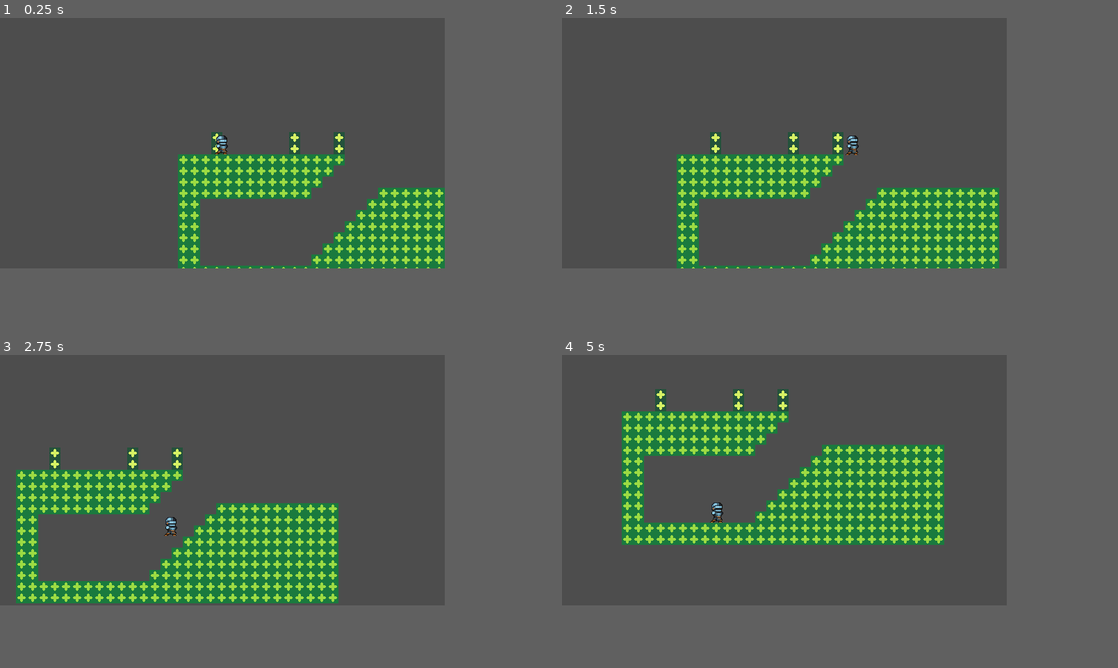
Above: before the commit, frames 1-4 (two rows, left to right).
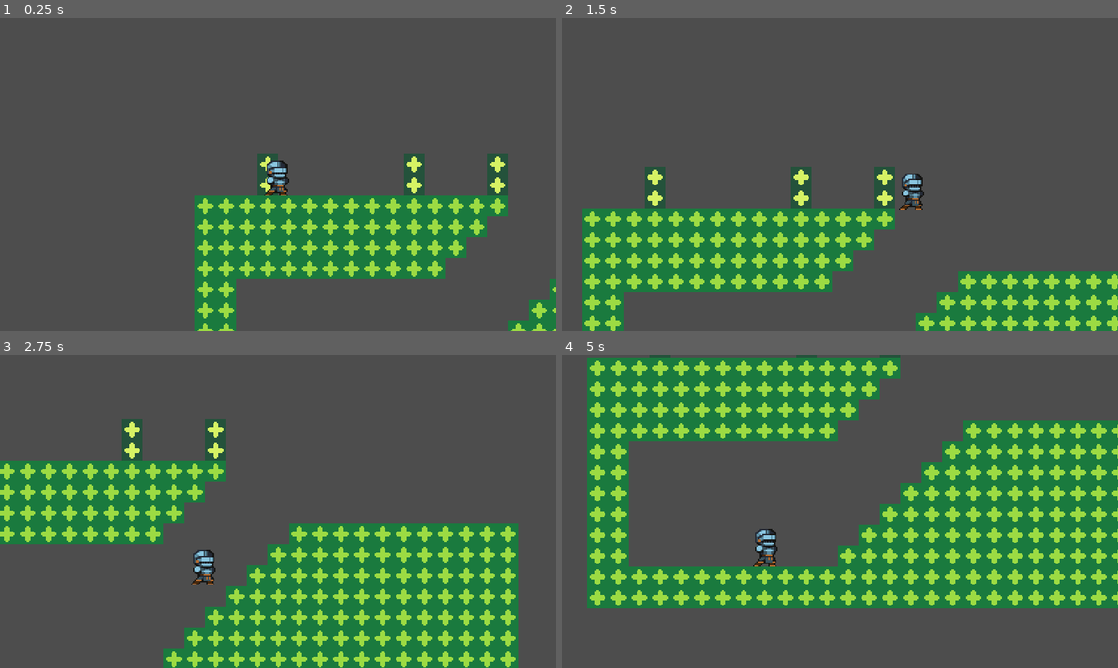
Above: after the commit, the same moments.

Repository: NullTheFool/Lesser-Knight
Game: Godot game, scene res://game.tscn
The game is run twice, just before and just after one commit, with the same random seed, the same clock (stepped at 60 frames per second) and the same inputs.
Inputs:
- Up to frame 1 (0.25 s): no input
- Up to frame 2 (1.5 s): tap Enter (ui_accept) at 0.5, 0.77 s; hold Right (ui_right) from 0.53 s (still down)
- Up to frame 3 (2.75 s): tap Enter (ui_accept) at 1.52 s; release Right (ui_right) at 2.03 s; hold Left (ui_left) from 2.03 s (still down)
- Up to frame 4 (5 s): release Left (ui_left) at 2.78 s; hold Right (ui_right) 2.78-4.28 s; tap Enter (ui_accept) at 3.02, 3.77, 4.52 s; hold Left (ui_left) from 4.28 s (still down)
In our replay, the window is 640x360 before the commit and 800x450 after it. These sizes can differ from the game's own. Grey fills any space a smaller window leaves; there, only what the larger window draws over its background counts as a difference.

The runs differ from the first frame. In frame 1, 18% of the frame differs, in the area x 32-100%, y 36-100%; in frame 2, 31%; in frame 3, 38%; in frame 4, 55%, in the area x 4-100%, y 0-81%.

Commit message:
Shader removido. Ahora el juego se ejecuta en pantalla completa, presiona F8 en el motor para cerrarlo. Reescalado a 1.5.

Diff:
--- a/common/main.gdshader
+++ /dev/null
@@ -1,29 +0,0 @@
-shader_type canvas_item;
-render_mode unshaded;
-
-// Texture must have 'Filter'-flag enabled!
-
-// Automatic smoothing
-// independent of geometry and perspective
-vec4 texturePointSmooth(sampler2D smp, vec2 uv, vec2 pixel_size)
-{
-	vec2 ddx = dFdx(uv);
-	vec2 ddy = dFdy(uv);
-	vec2 lxy = sqrt(ddx * ddx + ddy * ddy);
-
-	vec2 uv_pixels = uv / pixel_size;
-
-	vec2 uv_pixels_floor = round(uv_pixels) - vec2(0.5f);
-	vec2 uv_dxy_pixels = uv_pixels - uv_pixels_floor;
-
-	uv_dxy_pixels = clamp((uv_dxy_pixels - vec2(0.5f)) * pixel_size / lxy + vec2(0.5f), 0.0f, 1.0f);
-
-	uv = uv_pixels_floor * pixel_size;
-
-	return textureGrad(smp, uv + uv_dxy_pixels * pixel_size, ddx, ddy);
-}
-
-void fragment()
-{
-	COLOR = texturePointSmooth(TEXTURE, UV, TEXTURE_PIXEL_SIZE);
-}
--- a/game.tscn
+++ b/game.tscn
@@ -1,10 +1,40 @@
 [gd_scene load_steps=4 format=3 uid="uid://dstkipw15gxx2"]
 
-[ext_resource type="Shader" path="res://common/main.gdshader" id="1_7n6nd"]
 [ext_resource type="PackedScene" uid="uid://dfogvan4q32x4" path="res://levels/level.tscn" id="1_gvat8"]
 
+[sub_resource type="Shader" id="Shader_gx3bg"]
+code = "shader_type canvas_item;
+render_mode unshaded;
+
+// Texture must have 'Filter'-flag enabled!
+
+// Automatic smoothing
+// independent of geometry and perspective
+vec4 texturePointSmooth(sampler2D smp, vec2 uv, vec2 pixel_size)
+{
+	vec2 ddx = dFdx(uv);
+	vec2 ddy = dFdy(uv);
+	vec2 lxy = sqrt(ddx * ddx + ddy * ddy);
+
+	vec2 uv_pixels = uv / pixel_size;
+
+	vec2 uv_pixels_floor = round(uv_pixels) - vec2(0.5f);
+	vec2 uv_dxy_pixels = uv_pixels - uv_pixels_floor;
+
+	uv_dxy_pixels = clamp((uv_dxy_pixels - vec2(0.5f)) * pixel_size / lxy + vec2(0.5f), 0.0f, 1.0f);
+
+	uv = uv_pixels_floor * pixel_size;
+
+	return textureGrad(smp, uv + uv_dxy_pixels * pixel_size, ddx, ddy);
+}
+
+void fragment()
+{
+	COLOR = texturePointSmooth(TEXTURE, UV, TEXTURE_PIXEL_SIZE);
+}"
+
 [sub_resource type="ShaderMaterial" id="ShaderMaterial_iuwfp"]
-shader = ExtResource("1_7n6nd")
+shader = SubResource("Shader_gx3bg")
 
 [node name="Game" type="Node2D"]
 material = SubResource("ShaderMaterial_iuwfp")
--- a/levels/level.tscn
+++ b/levels/level.tscn
@@ -30,7 +30,6 @@
 sources/0 = SubResource("TileSetAtlasSource_wmeoh")
 
 [node name="Level" type="Node2D"]
-use_parent_material = true
 
 [node name="TileMap" type="TileMap" parent="."]
 tile_set = SubResource("TileSet_ychfh")
@@ -47,5 +46,6 @@
 [node name="Camera2D" type="Camera2D" parent="."]
 position = Vector2(64, 64)
 position_smoothing_enabled = true
+position_smoothing_speed = 12.0
 drag_horizontal_enabled = true
 drag_vertical_enabled = true
--- a/project.godot
+++ b/project.godot
@@ -19,9 +19,11 @@
 
 window/size/viewport_width=640
 window/size/viewport_height=360
-window/size/mode=2
-window/stretch/mode="canvas_items"
-window/stretch/aspect="expand"
+window/size/mode=3
+window/size/window_width_override=1280
+window/size/window_height_override=720
+window/stretch/mode="viewport"
+window/stretch/scale=1.5
 
 [editor]
 
